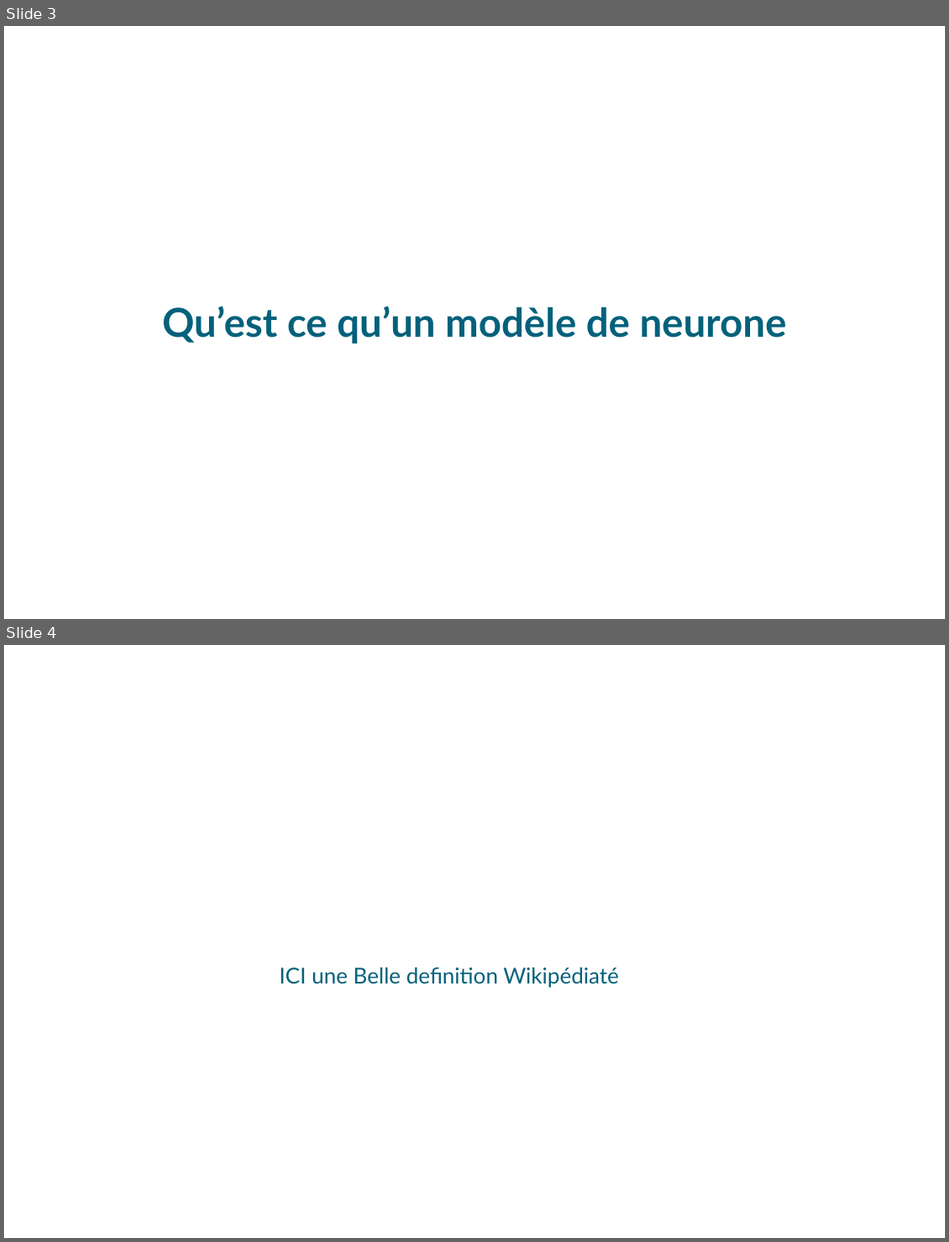
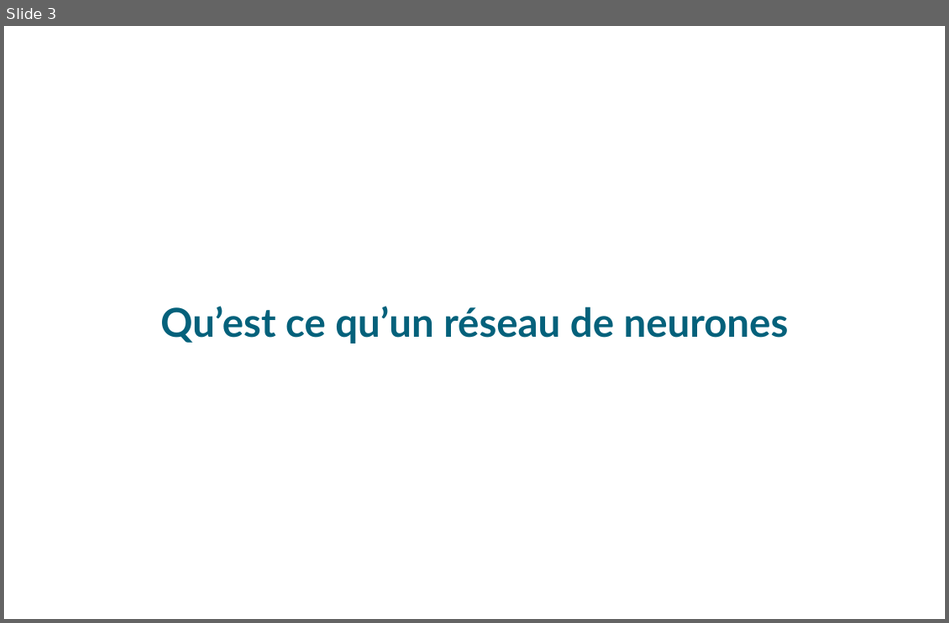
Before and after one commit to sr247/TER1, a slide deck: terSoutenance.odp. Shown one above the other, each under a label of ours: slides 3 and 4 before the commit, slide 3 after it. The pictures are 949x1242 and 949x623 pixels, drawn with LibreOffice and Linux fonts; fonts in the diff are those of the drawing; background and template pictures are left out. Boxes give left, top, right and bottom in pixels: in the first picture for what was removed or moved away, otherwise in the second. Text is boxed around its words. In the diff, an @@ line names an element or a change of style, - is before the commit and + after.

```diff
--- a/terSoutenance.odp
+++ b/terSoutenance.odp
@@ slide 4 removed at box(4, 645, 945, 1238), background picture (left out) @@
@@ text removed at box(47, 696, 900, 740) @@
-Modèles neuronaux
@@ text removed at box(280, 967, 619, 987) @@
-ICI une Belle definition Wikipédiaté
@@ slide 3 changed as well @@
@@ subtitle at box(160, 306, 789, 344): text changed @@
-Qu’est ce qu’un modèle de neurone
+Qu’est ce qu’un réseau de neurones
```
Also in this commit, not shown: 2 other slides changed, 13 slides added, 4 other slides removed.
